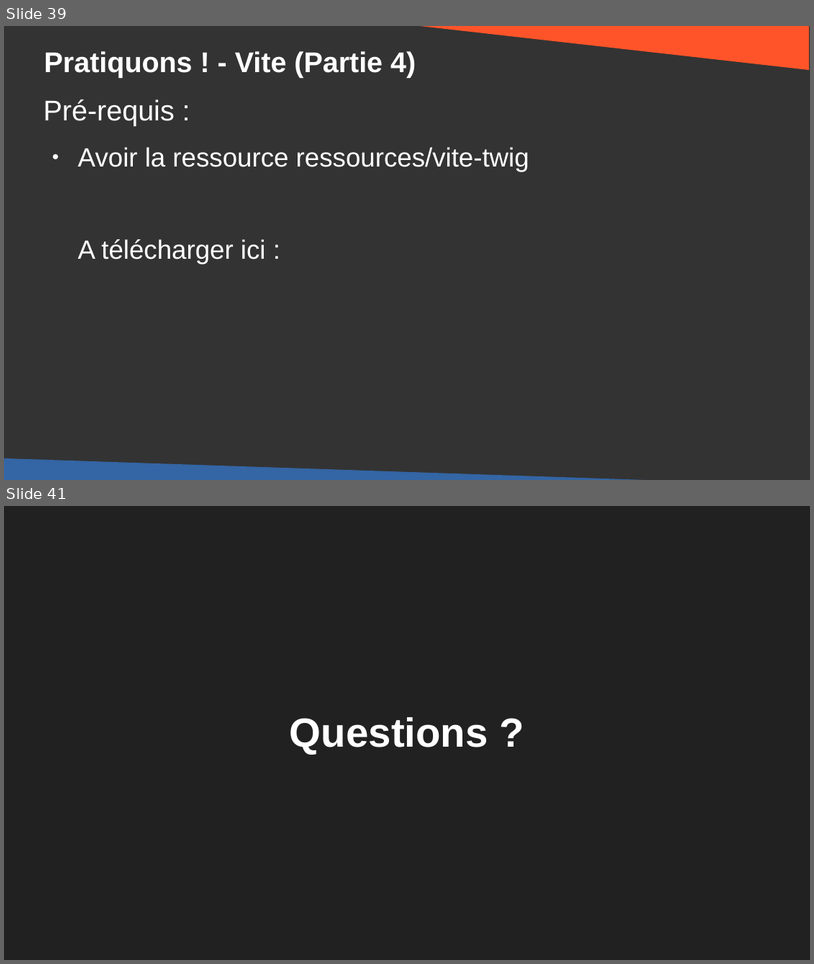
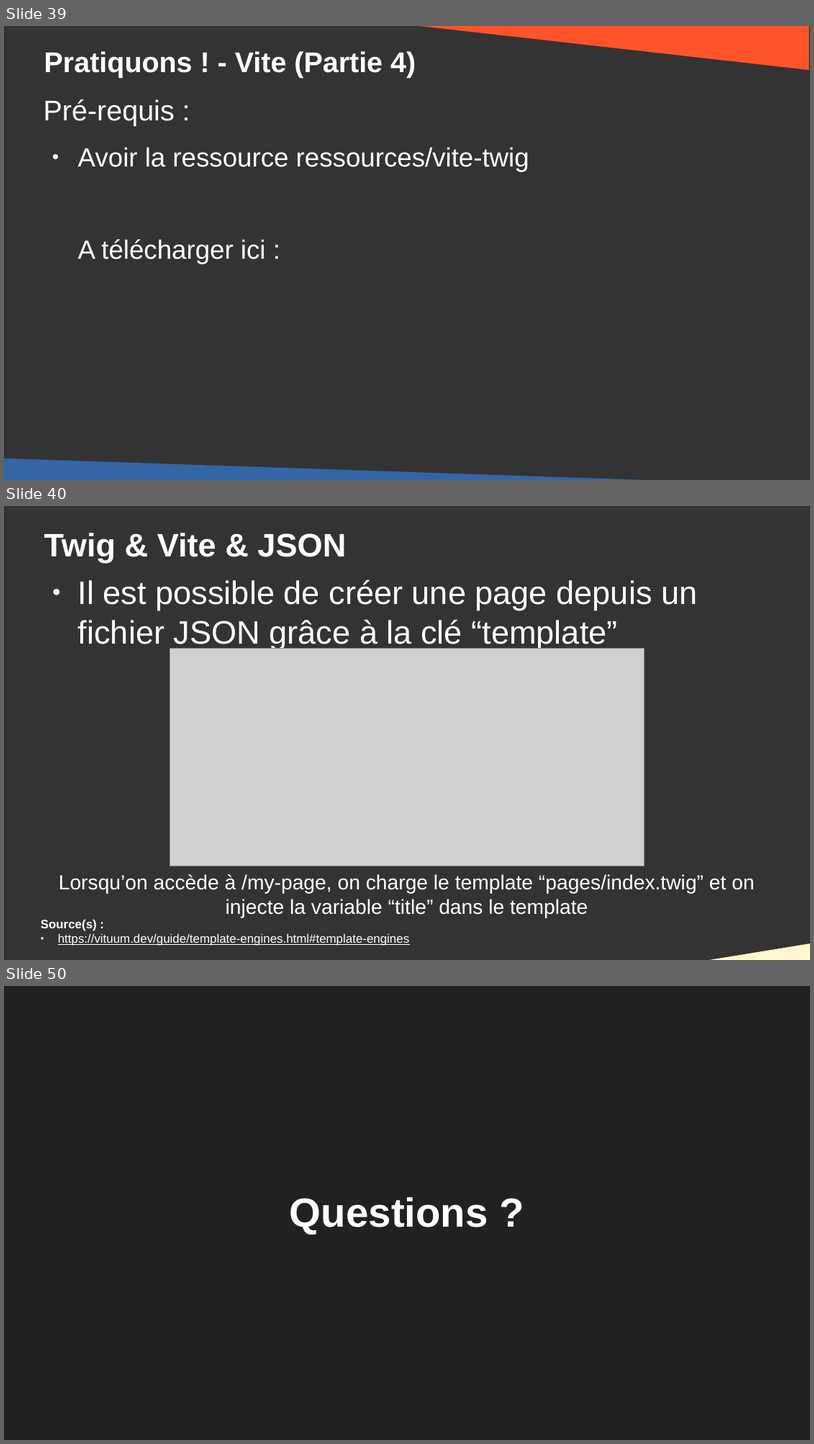
Before and after one commit to DanYellow/cours, a slide deck: developpement-front-s5/travaux-pratiques/numero-4/presentation.odp. Shown one above the other, each under a label of ours: slides 39 and 41 before the commit, slides 39, 40 and 50 after it; the slides between them are not shown. The pictures are 814x964 and 814x1444 pixels, drawn with LibreOffice and Linux fonts; fonts in the diff are those of the drawing; grey boxes stand for pictures. Boxes give left, top, right and bottom in pixels: in the first picture for what was removed or moved away, otherwise in the second. Text is boxed around its words. In the diff, an @@ line names an element or a change of style, - is before the commit and + after.

Commit message:
developpement-front-s5 - Add slides about json management with vite

```diff
--- a/developpement-front-s5/travaux-pratiques/numero-4/presentation.odp
+++ b/developpement-front-s5/travaux-pratiques/numero-4/presentation.odp
@@ slide 40 added at (4,506,810,960), background #333333 @@
@@ title added at (44,533,346,562), 32 pt, text #FFFFFF, bold @@
+Twig & Vite & JSON
@@ text added at (78,579,697,649), 32 pt, text #FFFFFF @@
+● Il est possible de créer une page depuis un fichier JSON grâce à la clé “template”
@@ picture added at (170,648,644,865) @@
@@ text added at (59,874,754,917), 20 pt, text #FFFFFF @@
+Lorsqu’on accède à /my-page, on charge le template “pages/index.twig” et on injecte la variable “title” dans le template
@@ text added at (41,919,409,945), 12 pt, text #FFFFFF, underline @@
+Source(s) :
+● https://vituum.dev/guide/template-engines.html#template-engines
@@ right triangle added at (666,940,810,960), fill #FFF5CE @@
@@ what was slide 41 is now slide 50 @@
```
Also in this commit, not shown: 5 slides changed, 8 other slides added, 3 other files.
